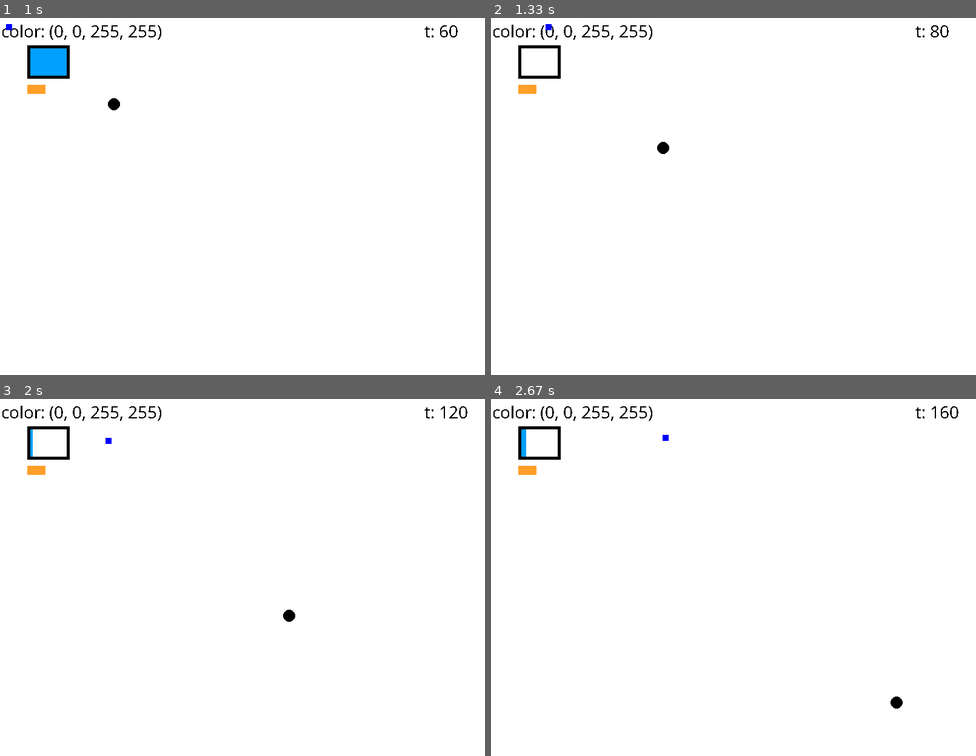
Above: before the commit, frames 1-4 (two rows, left to right).
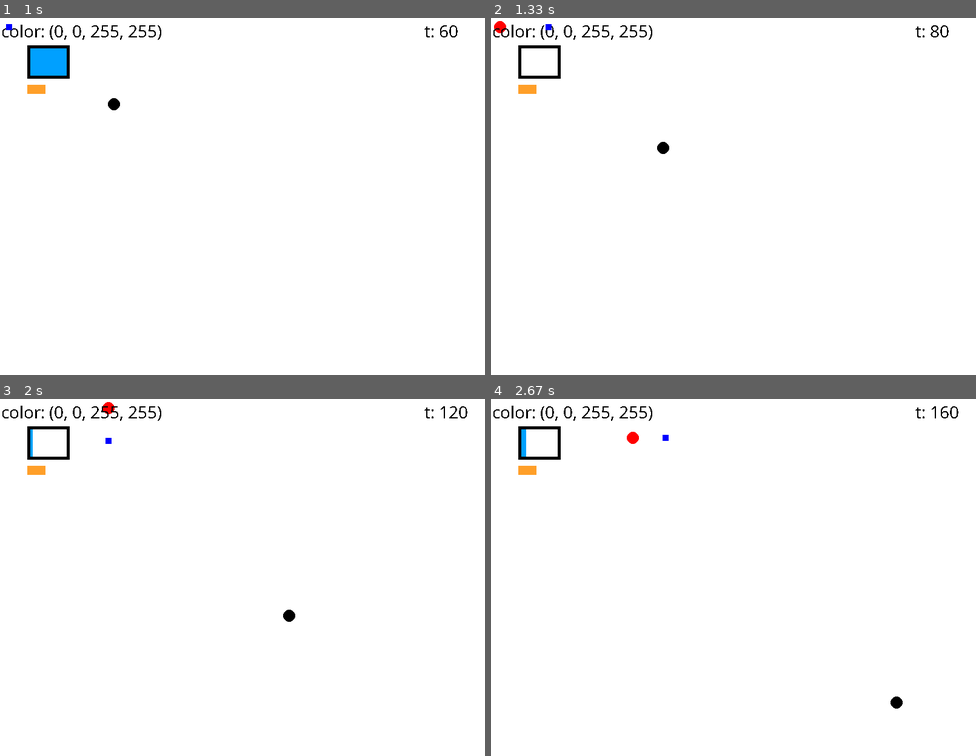
Above: after the commit, the same moments.

Repository: johannesbenjohannes/BlueSquer
Game: pygame game, started from main.py
Two runs of this game, one before a commit and one after it. Both use one fixed random seed, a clock stepped at 60 frames per second and the inputs below.
Inputs (mouse positions are in pixels of both pictures, inside the frame that each line leads up to):
- Up to frame 1 (1 s): click (242, 200) at 0.38 s
- Up to frame 2 (1.33 s): hold D from 1.17 s (still down); tap Space at 1.23 s
- Up to frame 3 (2 s): tap Space at 1.53, 1.73 s; release D at 1.63 s; hold S 1.67-1.97 s
- Up to frame 4 (2.67 s): hold D 2-2.63 s; tap Space at 2.07, 2.37 s; tap Z at 2.15 s

Frame 1 is identical in both runs. In frame 2, less than 0.1% of the frame differs, in the area x 0-4%, y 0-5%; in frame 3, less than 0.1%; in frame 4, less than 0.1%, in the area x 28-31%, y 9-13%.

Commit message:
added circle pattern back

Diff:
--- a/main.py
+++ b/main.py
@@ -115,11 +115,11 @@
             pygame.draw.circle(fenetre, self.color, (self.x, self.y), self.r)
 
         def update(self):
-            print(self.t)
             self.r += 0.5
+            self.t += 1
             if self.r >= 12:
-                CircleAttack.circles.remove(self)
-            self.t += 1
+                if self in CircleAttack.circles:
+                    CircleAttack.circles.remove(self)
 
     fenetre = pygame.display.set_mode((LARGEUR, HAUTEUR))
     pygame.display.set_caption("Premier projet pygame")
@@ -220,7 +220,7 @@
                 print("YEP CFINI")
                 patterns[current_pattern]["attaques"] = 0
                 patterns[current_pattern]["attacking"] = False
-                current_color = fenetre.get_at(int(rect_x)+5, int(rect_y+5))
+                current_color = fenetre.get_at((int(rect_x)+5, int(rect_y+5)))
                 patterns[current_pattern]["compteur_attaque"] = 0
                 current_pattern = "NO PATTERN"
 
@@ -264,21 +264,23 @@
                     patterns["line"]["attaques"]+=1
 
 
-            # if draw_what == "circle":
-            #     if compteur % 20 == 0:
-            #         CircleAttack.circles.append(CircleAttack(rect_x+5, rect_y+5))
-            #         patterns["circle"]["attacking"] = True
-
-            #     pygame.draw.circle(fenetre, GREEN,(attack_x,attack_y),round(patterns["circle"]["compteur_attaque"]))
-            #     if patterns["circle"]["compteur_attaque"] == 9:
-            #         patterns["circle"]["compteur_attaque"] = 0
-            #         #patterns["circle"]["attacking"] = False
-            #     pygame.draw.circle(fenetre, RED,(attack_x,attack_y),9)
-            #     if patterns["circle"]["compteur_attaque_linger"] > 30:
-            #         print("a")
-            #         draw_what = "NO PATTERN"
-            #         patterns["circle"]["compteur_attaque_linger"] = 0
-            #         patterns["circle"]["attaques"]+=1
+            if draw_what == "circle":
+                 if compteur % 20 == 0:
+                     CircleAttack.circles.append(CircleAttack(rect_x+5, rect_y+5))
+                     patterns["circle"]["attacking"] = True
+                     patterns["circle"]["attaques"] += 1
+
+                 for circle in CircleAttack.circles:
+                    circle.update()
+                    circle.draw()
+
+                 if patterns["circle"]["attaques"] >= patterns["circle"]["attaques_max"]:
+                    draw_what = "NO PATTERN"
+                    patterns["circle"]["attacking"] = False
+                    patterns["circle"]["compteur_attaque"] = 0
+                    patterns["circle"]["compteur_attaque_linger"] = 0
+
+                    CircleAttack.circles.clear()
 
             current_color = fenetre.get_at((int(rect_x)+5, int(rect_y)+5))
             text_color=base_font.render(f"color: {current_color}", False, (0,0,0))
